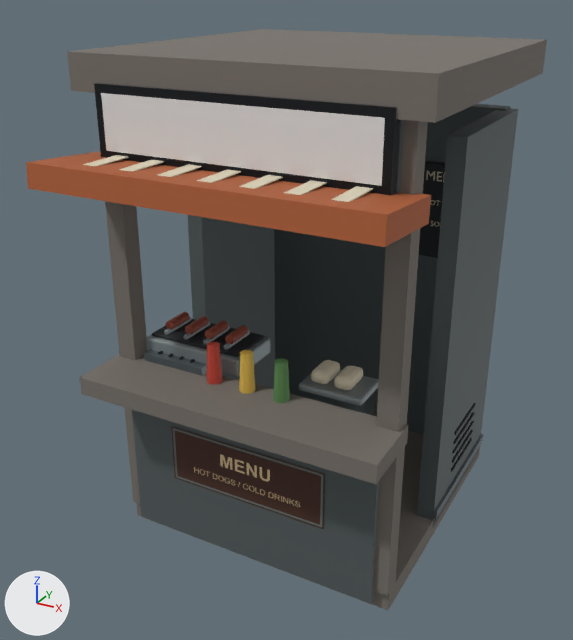
Before and after pictures for a commit that changed the glTF model public/assets/calle/prop-hotdog.glb.
The view is the same before and after, from a camera (50 mm lens) standing at (1.9, -3.88, 3.06) and looking at (-0.08, -0.29, 1.26). Arrows for +X, +Y and +Z are at lower left; the lights stay in place. The first picture is the older version. Where no turn or scale is listed for an object, it has been applied to the vertices.

Before the edit, the objects in view are built like this:
```python
me_mesh_10 = bpy.data.meshes.new('Mesh_10')
me_mesh_10.from_pydata(...)  # a box spanning x -0.76..0.76, y -0.05..0.05, z -0.17..0.17
me_mesh_10.materials.append(mat_material_3)  # its picture is missing
me_mesh_11 = bpy.data.meshes.new('Mesh_11')
me_mesh_11.from_pydata(...)  # a box spanning x -0.75..0.75, y -0.03..0.03, z -0.17..0.17
me_mesh_11.materials.append(mat_material_4)  # black #202428
me_mesh_12 = bpy.data.meshes.new('Mesh_12')
me_mesh_12.from_pydata([(-0.715, 0.0, 0.135), (0.715, 0.0, 0.135), (-0.715, 0.0, -0.135), (0.715, 0.0, -0.135)], [], [(0, 2, 1), (2, 3, 1)])
me_mesh_12.materials.append(mat_material_5)  # its picture is missing
me_mesh_18 = bpy.data.meshes.new('Mesh_18')
me_mesh_18.from_pydata(...)  # a box spanning x -0.84..-0.82, y -0.15..0.81, z 0.13..0.19; a box spanning x 0.82..0.84, y -0.15..0.81, z 0.13..0.19; a box spanning x -0.67..-0.29, y -0.83..-0.6, z 1.1..1.14
me_mesh_18.materials.append(mat_material_11)  # grey #697378
ob_hotdog___material_11 = bpy.data.objects.new('hotdog / Material_11', me_mesh_18)
ob_hotdog___material_11.location = (0.0, 0.0, 0.0)
ob_hotdog___material_3 = bpy.data.objects.new('hotdog / Material_3', me_mesh_10)
ob_hotdog___material_3.location = (0.0, -0.836, 2.4)
ob_hotdog___material_4 = bpy.data.objects.new('hotdog / Material_4', me_mesh_11)
ob_hotdog___material_4.location = (0.0, -0.896, 2.4)
ob_hotdog___material_5 = bpy.data.objects.new('hotdog / Material_5', me_mesh_12)
ob_hotdog___material_5.location = (0.0, -0.931, 2.4)
# also in view: 'hotdog / Terracotta enamel' at (-0.41, -0.6, 1.26); 'hotdog / Charcoal rubber' at (0.0, -0.02, 1.61); 'hotdog / Material_0' at (0.0, -0.12, 1.35); 'hotdog / Material_2' at (0.0, -1.05, 2.18); 'hotdog / Material_6' at (-0.2, -0.84, 1.2)
```
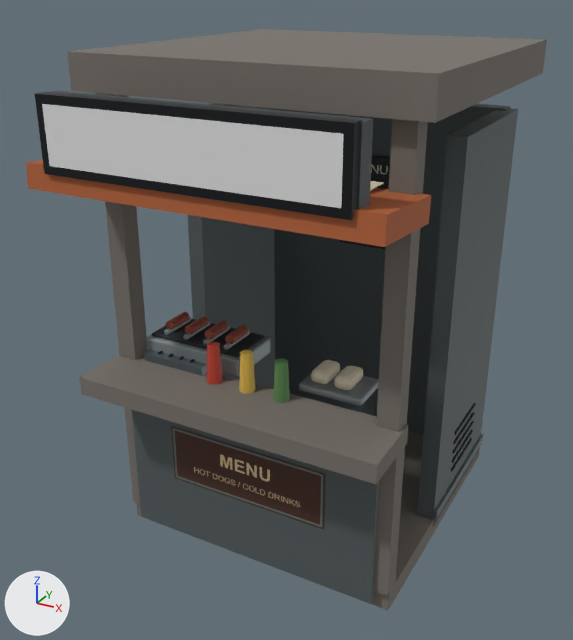
The change, as a diff of the scene's bpy script:
```diff
--- a/public/assets/calle/prop-hotdog.glb.py
+++ b/public/assets/calle/prop-hotdog.glb.py
@@ ob_hotdog___material_3 @@
 ob_hotdog___material_3 = bpy.data.objects.new('hotdog / Material_3', me_mesh_10)
-ob_hotdog___material_3.location = (0.0, -0.836, 2.4)
+ob_hotdog___material_3.location = (0.0, -1.216, 2.4)
@@ ob_hotdog___material_4 @@
 ob_hotdog___material_4 = bpy.data.objects.new('hotdog / Material_4', me_mesh_11)
-ob_hotdog___material_4.location = (0.0, -0.896, 2.4)
+ob_hotdog___material_4.location = (0.0, -1.276, 2.4)
@@ ob_hotdog___material_5 @@
 ob_hotdog___material_5 = bpy.data.objects.new('hotdog / Material_5', me_mesh_12)
-ob_hotdog___material_5.location = (0.0, -0.931, 2.4)
+ob_hotdog___material_5.location = (0.0, -1.311, 2.4)
```

Pixel boxes (x1, y1, x2, y2) of what changed, in the pictures (573 x 640 px):
'hotdog / Material_5', moved: before (101, 93, 385, 186); after (42, 104, 344, 208)
'hotdog / Material_4', moved: before (94, 83, 399, 195); after (35, 92, 362, 220)
'hotdog / Material_3', moved: before (395, 120, 404, 193); after (51, 91, 373, 209)
'hotdog / Warm porcelain', unchanged, covered by the edit: before (83, 155, 444, 390); after (311, 164, 388, 390)
